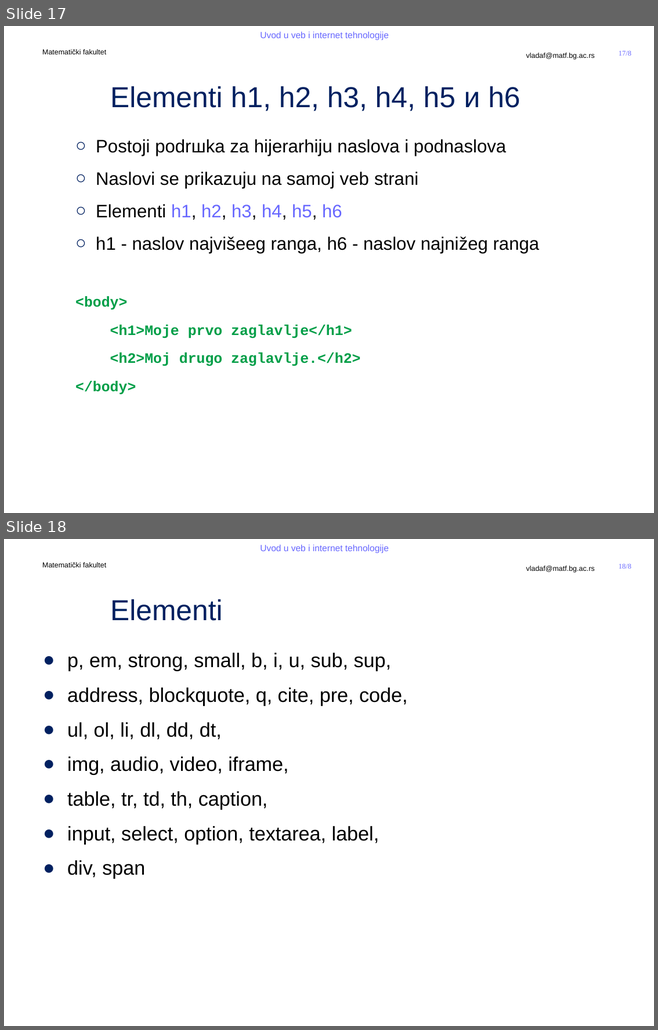
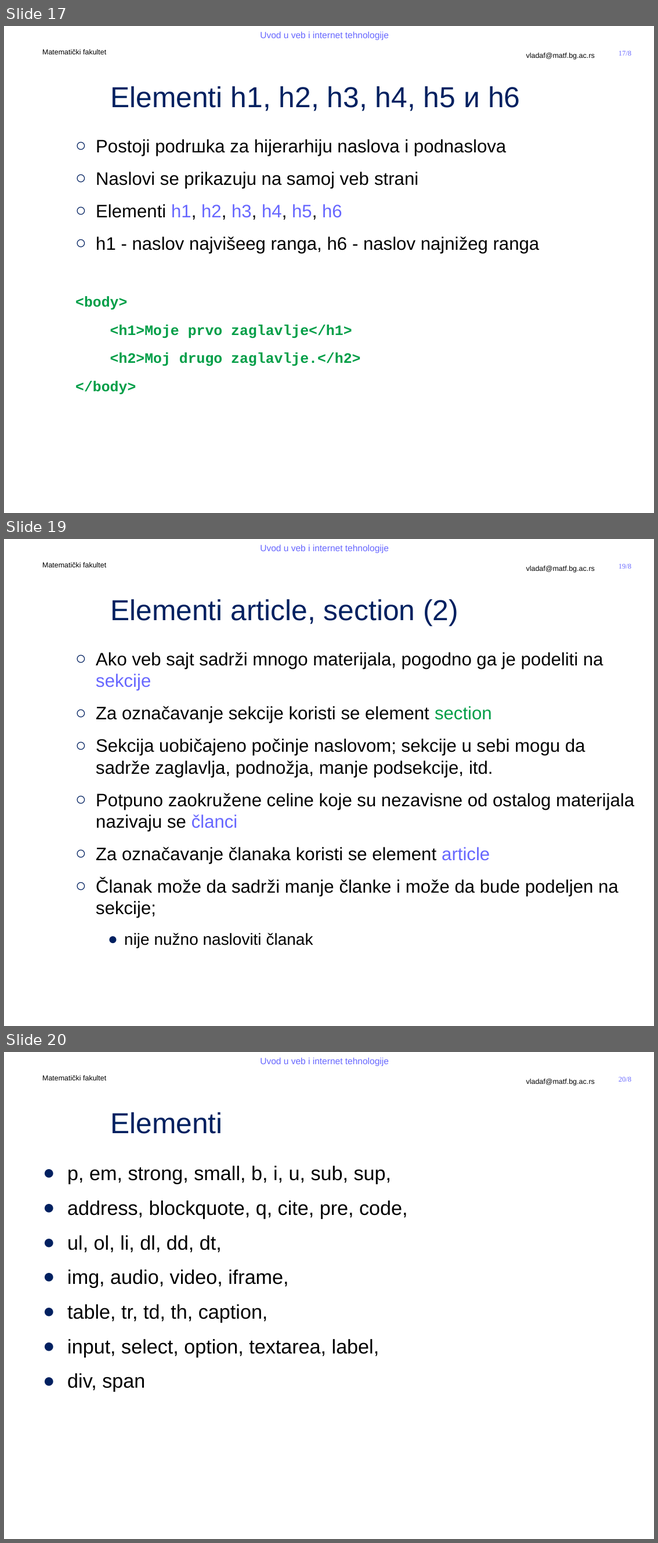
Before and after one commit to MatfUVIT/info, a slide deck: predavanja/prezentacije/UVIT03-01-HTML 5.pptx. Shown one above the other, each under a label of ours: slides 17 and 18 before the commit, slides 17, 19 and 20 after it; the slides between them are not shown. The pictures are 658x1030 and 658x1543 pixels, drawn with LibreOffice and Linux fonts; fonts in the diff are those of the drawing; background and template pictures are left out. Boxes give left, top, right and bottom in pixels: in the first picture for what was removed or moved away, otherwise in the second. Text is boxed around its words. In the diff, an @@ line names an element or a change of style, - is before the commit and + after.

```diff
--- a/predavanja/prezentacije/UVIT03-01-HTML 5.pptx
+++ b/predavanja/prezentacije/UVIT03-01-HTML 5.pptx
@@ slide 19 added at <box>4,539,654,1026</box>, background #FFFFFF; not listed: 5 template elements that a slide beside it also shows @@
@@ title added at <box>110,599,458,626</box>, 32 pt, text #002060 @@
+Elementi article, section (2)
@@ text added at <box>96,652,634,948</box>, 20 pt, text #000000 @@
+  ○ Ako veb sajt sadrži mnogo materijala, pogodno ga je podeliti na sekcije
+  ○ Za označavanje sekcije koristi se element section
+  ○ Sekcija uobičajeno počinje naslovom; sekcije u sebi mogu da sadrže zaglavlja, podnožja, manje podsekcije, itd.
+  ○ Potpuno zaokružene celine koje su nezavisne od ostalog materijala nazivaju se članci
+  ○ Za označavanje članaka koristi se element article
+  ○ Članak može da sadrži manje članke i može da bude podeljen na sekcije;
+    ● nije nužno nasloviti članak
@@ what was slide 18 is now slide 20 @@
@@ page number at <box>618,1077,631,1082</box>: text changed @@
-18/8
+20/8
```
Also in this commit, not shown: 1 other slide added, 7 other files.
